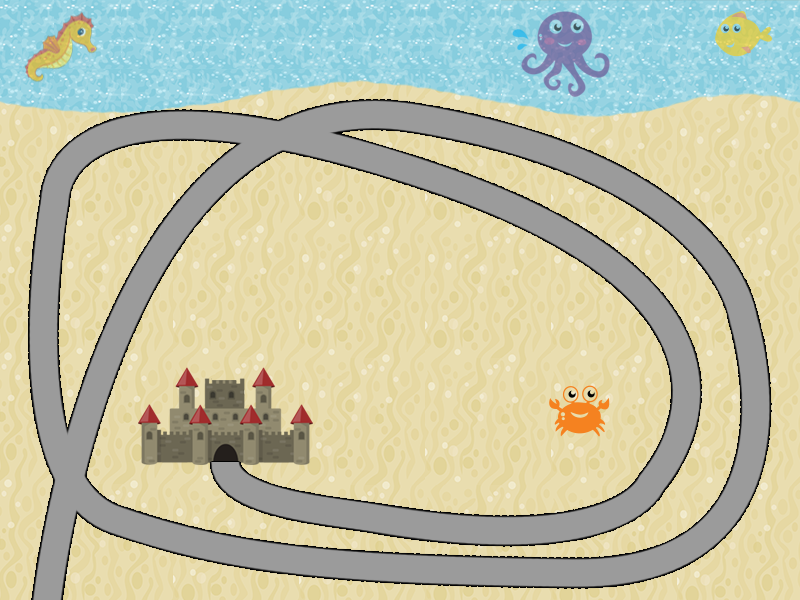
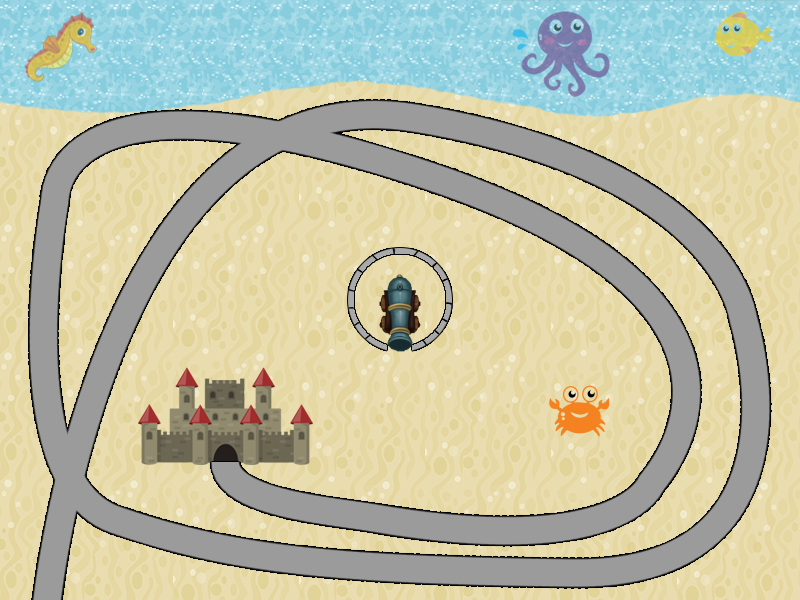
Layered file, before and after one edit (800px x 600px). Changes by layer:
showed "Canhao" over [347, 247, 453, 352]
